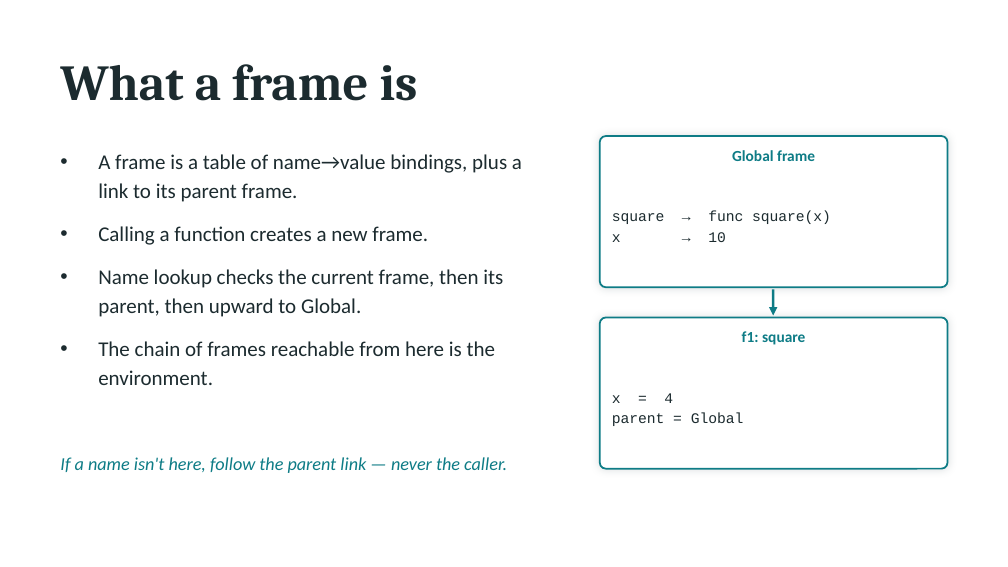
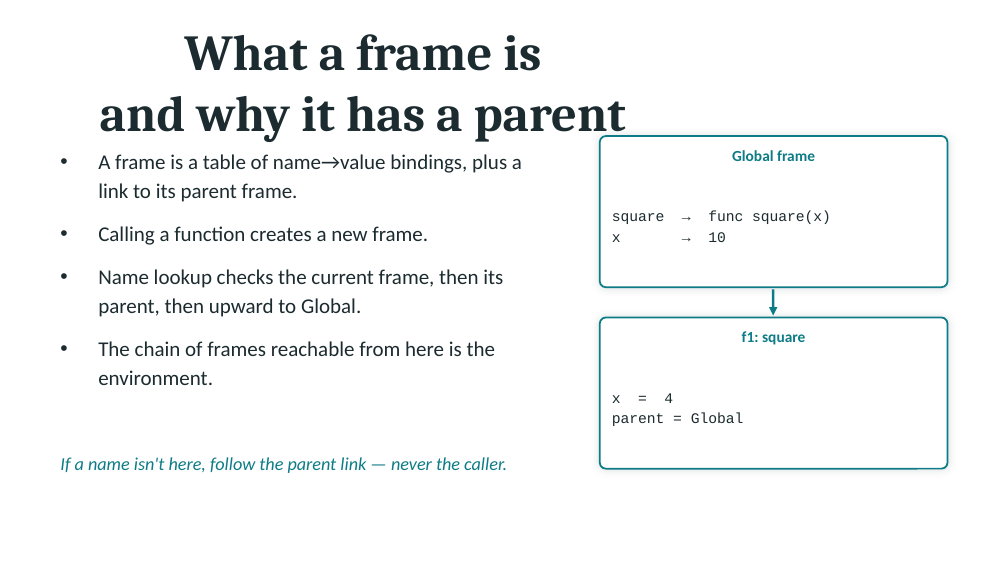
Before and after one commit to rsheth8/CatchMeUp, a slide deck: slide 2 of ios/SampleMaterials/Week 3 Slides - Environment Diagrams.pptx. Drawn at 1008x567 pixels with LibreOffice and Linux fonts; fonts in the diff are those of the drawing. Boxes give left, top, right and bottom in pixels: in the first picture for what was removed or moved away, otherwise in the second. Text is boxed around its words. In the diff, an @@ line names an element or a change of style, - is before the commit and + after.

```diff
--- a/ios/SampleMaterials/Week 3 Slides - Environment Diagrams.pptx
+++ b/ios/SampleMaterials/Week 3 Slides - Environment Diagrams.pptx
@@ title at [184, 34, 541, 71]: alignment left to centre @@
@@ title at [100, 96, 626, 142]: paragraph added @@
+and why it has a parent
```
Also in this commit, not shown: 3 other files.
